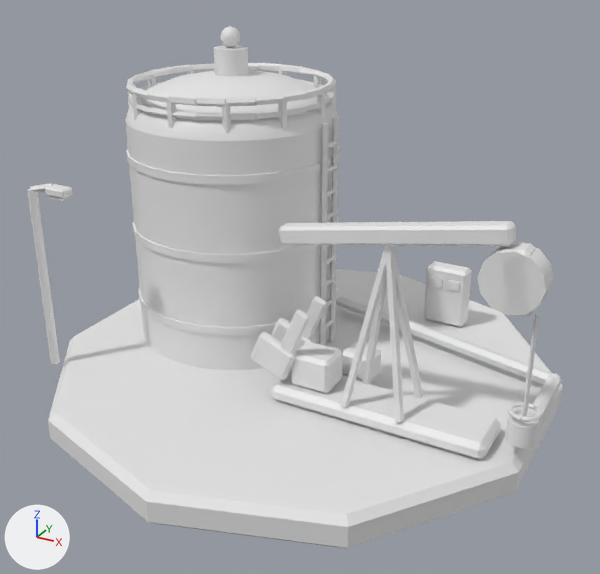
Renders of the FBX model unity/Assets/Resources/Buildings/extractor.fbx from each side of a commit.
Before and after are seen from a 50 mm camera at (1.092, -2.009, 1.337) aimed at (0.03, -0.079, 0.372). The lights are fixed; the arrows at lower left show +X, +Y and +Z. The picture after the commit comes second. Where no turn or scale is listed for an object, it has been applied to the vertices. Vertices at exactly the same position are counted once.

In view in the first picture: 'extractor'.
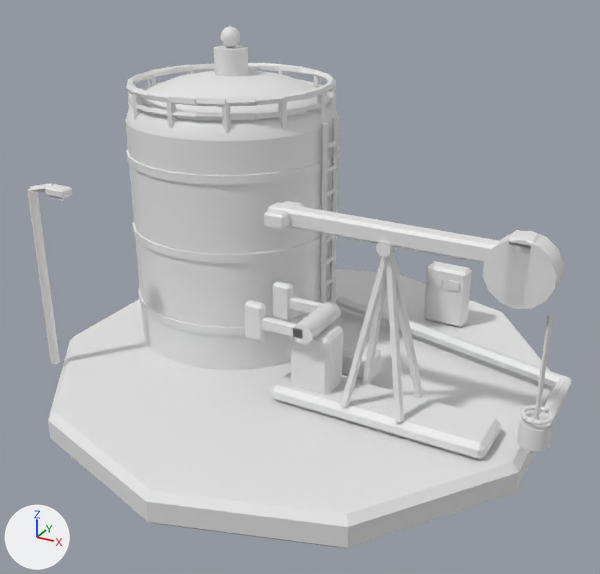
What differs and where, as boxes (x1, y1, x2, y2) in the pictures (600 x 574 px; the box of a moved part takes in the faces that stretch with it):
'extractor', reshaped
    before: (27, 26, 563, 549)
    after: (27, 26, 573, 549)
'extractor__pumpjack_beam', added
    after: (264, 201, 564, 309)
'extractor__pumpjack_crank', added
    after: (245, 281, 340, 344)
part 1 of me_extractor, added
    after: (534, 315, 553, 420)
part 2 of me_extractor, added
    after: (517, 413, 552, 452)
part 3 of me_extractor, moved or reshaped
    before: (535, 414, 541, 421)
    after: (549, 413, 554, 420)
part 4 of me_extractor, moved or reshaped
    before: (291, 342, 343, 393)
    after: (291, 324, 343, 395)
part 5 of me_extractor, moved or reshaped
    before: (548, 373, 562, 385)
    after: (559, 376, 573, 388)
part 6 of me_extractor, deleted
    before: (251, 221, 561, 449)
part 7 of me_extractor, moved or reshaped
    before: (477, 242, 553, 448)
    after: (520, 405, 553, 452)
part 8 of me_extractor, moved or reshaped
    before: (336, 295, 551, 384)
    after: (336, 295, 563, 387)

Patch to the scene script:
```diff
--- a/unity/Assets/Resources/Buildings/extractor.fbx.py
+++ b/unity/Assets/Resources/Buildings/extractor.fbx.py
@@ me_extractor @@
 # verts and faces of me_extractor; kept vertices keep their numbers, new ones are numbered from 1699
-me_extractor.from_pydata(...)  # 1699 vertices, 1332 faces; spans x -0.74..0.77, y -0.78..0.78, z 0.0..1.06
+me_extractor.from_pydata(...)  # 1531 vertices, 1162 faces; spans x -0.74..0.8, y -0.78..0.78, z 0.0..1.06
+# me_extractor part 1: the loose piece of 8 vertices spanning x 0.72..0.74, y -0.21..-0.19, z 0.2..0.5 is copied, and the copy is moved by (0.03, 0.0, 0.0); it spans x 0.75..0.77, y -0.21..-0.19, z 0.2..0.5
+# me_extractor part 2: a new loose piece, a 12-sided cylinder along z spanning x 0.72..0.8, y -0.24..-0.16, z 0.15..0.21
+# me_extractor part 3: the loose piece of 12 vertices spanning x 0.75..0.77, y -0.22..-0.2, z 0.22..0.24 is moved by (0.03, 0.02, 0.0)
+# me_extractor part 4: the loose piece of 24 vertices spanning x 0.09..0.21, y -0.25..-0.15, z 0.15..0.25 is scaled about its middle by (1, 1, 2.14), then moved by (0.0, 0.0, 0.02)
+# me_extractor part 5: the loose piece of 20 vertices spanning x 0.71..0.75, y 0.13..0.17, z 0.12..0.16 is moved by (0.03, 0.0, 0.0)
+# me_extractor part 6: 10 loose pieces with 192 vertices, spanning x -0.03..0.75, y -0.26..0.15, z 0.12..0.71, are deleted
+# me_extractor part 7
+# 20 vertices are removed from x 0.63..0.77, y -0.24..-0.16, z 0.15..0.65
+# 39 faces are deleted
+# 8 vertices in x 0.73, y -0.17..-0.16, z 0.23 move by (0.03, -0.07, 0.0)
+# 4 vertices in x 0.76..0.77, y -0.2, z 0.23 move by (-0.04, 0.0, 0.0)
+# 4 vertices in x 0.75..0.77, y -0.18, z 0.23 move by (-0.03, -0.04, 0.0)
+# 4 vertices in x 0.76, y -0.19..-0.18, z 0.23 move by (-0.03, -0.03, 0.0)
+# 4 vertices in x 0.75, y -0.18..-0.16, z 0.23 move by (-0.01, -0.06, 0.0)
+# 4 vertices in x 0.71, y -0.18..-0.16, z 0.23 move by (0.07, -0.06, 0.0)
+# 102 vertices move from x 0.59..0.77, y -0.24..-0.16, z 0.15..0.62 to x 0.72..0.8, y -0.24..0.15, z 0.12..0.24
+# 12 vertices are added at x 0.74..0.79, y -0.2..-0.16, z 0.12..0.24
+# 37 new faces join them
+# me_extractor part 8
+for i in [1575, 1577, 1579, 1581, 1583, 1585]: verts[i] += (0.03, 0.0, 0.0)
@@ ob_extractor__pumpjack_crank @@
+ob_extractor__pumpjack_crank = bpy.data.objects.new('extractor__pumpjack_crank', me_extractor__pumpjack_crank)  # 116 vertices, 116 faces; spans x -0.18..0.029, y -0.09..0.09, z -0.055..0.055
+ob_extractor__pumpjack_crank.location = (0.15, -0.2, 0.34)
@@ ob_extractor__pumpjack_beam @@
+ob_extractor__pumpjack_beam = bpy.data.objects.new('extractor__pumpjack_beam', me_extractor__pumpjack_beam)  # 120 vertices, 106 faces; spans x -0.34..0.418, y -0.06..0.06, z -0.085..0.085
+ob_extractor__pumpjack_beam.location = (0.35, -0.2, 0.6)
```
